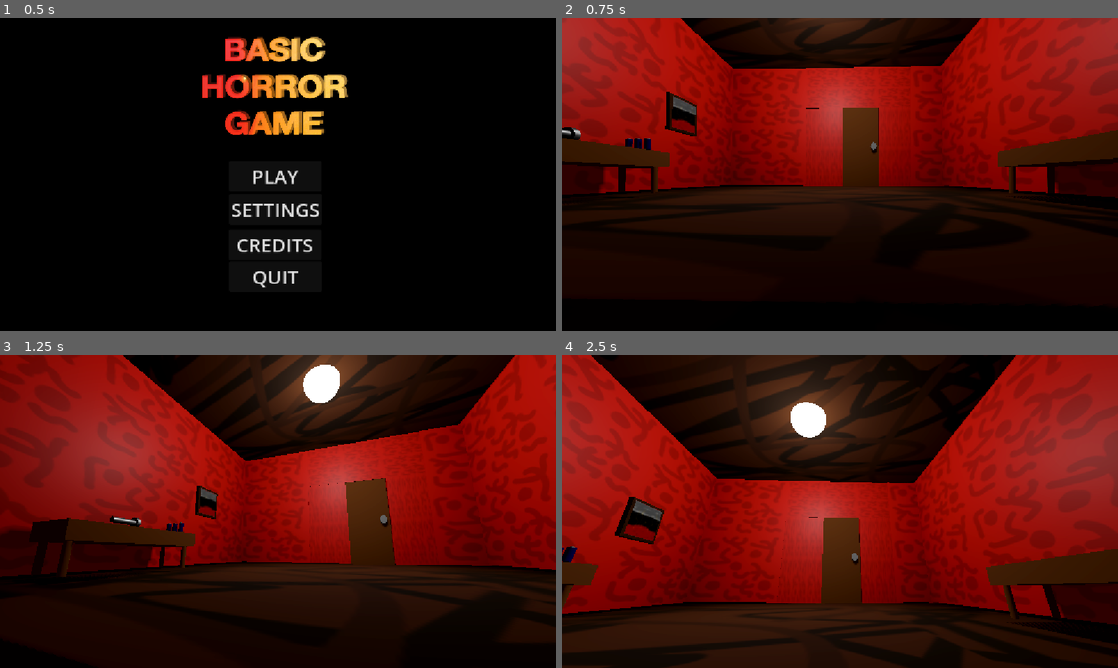
Above: before the commit, frames 1-4 (two rows, left to right).
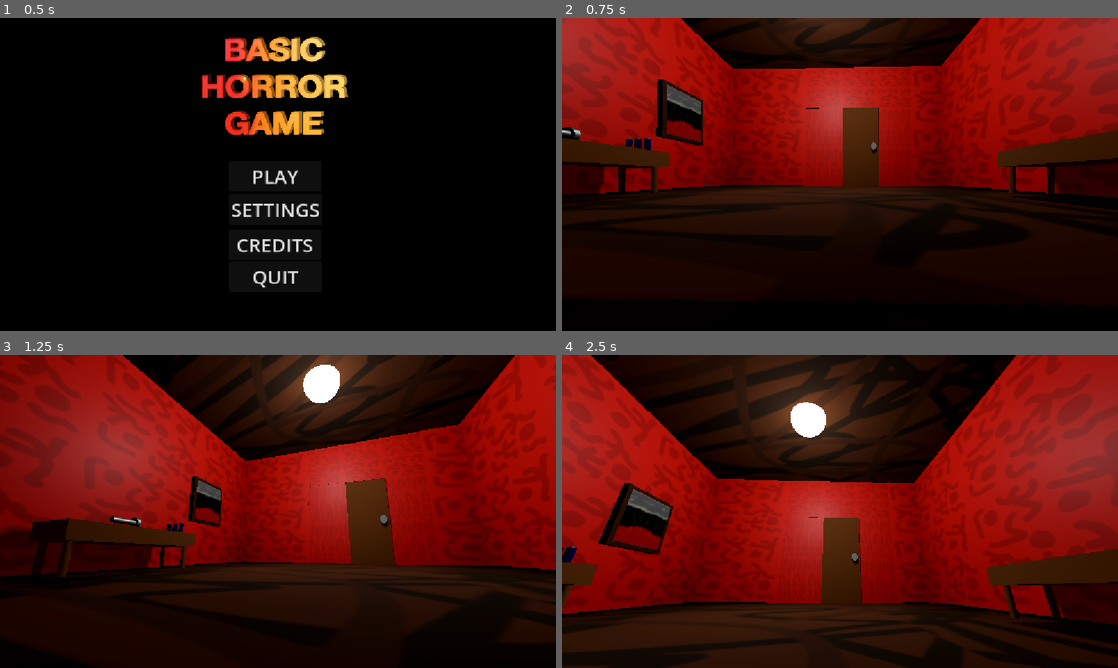
Above: after the commit, the same moments.

Repository: christiannoll/Basic3DGame
Game: Godot game, scene res://Scenes/main_menu.tscn
The game is run twice, just before and just after one commit, with the same random seed, the same clock (stepped at 60 frames per second) and the same inputs. The engine's default icon, where the game draws it, is replaced by a stand-in: a white triangle on a blue panel in a dark square.
Inputs (mouse positions are in pixels of both pictures, inside the frame that each line leads up to):
- Up to frame 1 (0.5 s): no input
- Up to frame 2 (0.75 s): click "PLAY" at 0.5 s
- Up to frame 3 (1.25 s): no input
- Up to frame 4 (2.5 s): move the mouse to (867, 511) at 1.27 s; hold W (forward) from 1.28 s (still down); tap F (flashlight) at 1.35 s; tap Space (jump) at 1.52, 2.27 s; move the mouse to (812, 511) at 2.02 s; tap E (interact) at 2.1 s

Frame 1 is identical in both runs. In frame 2, 1.1% of the frame differs, in the area x 16-26%, y 19-41%; in frame 3, 0.6%; in frame 4, 1.5%, in the area x 6-21%, y 40-64%.

Commit message:
Scaled up the painting

Diff:
--- a/Scenes/level.tscn
+++ b/Scenes/level.tscn
@@ -691,7 +691,7 @@
 transform = Transform3D(0.1, 0, 0, 0, 0.1, 0, 0, 0, 0.1, -0.6758592, 1.4863515, -29.740225)
 
 [node name="Painting" parent="." unique_id=1583656101 instance=ExtResource("27_53r2q")]
-transform = Transform3D(-1, 0, -8.742278e-08, 0, 1, 0, 8.742278e-08, 0, -1, 0.4693108, 2.6893647, -27.550474)
+transform = Transform3D(-1.5, 0, -2.2649371e-07, 0, 1.5, 0, 2.2649371e-07, 0, -1.5, 0.4693108, 2.6893647, -27.550474)
 painting_mat = ExtResource("28_luodc")
 
 [connection signal="body_entered" from="Scare_Trigger/scare_trigger" to="Scare_Trigger/scare_trigger" method="trigger_entered"]
